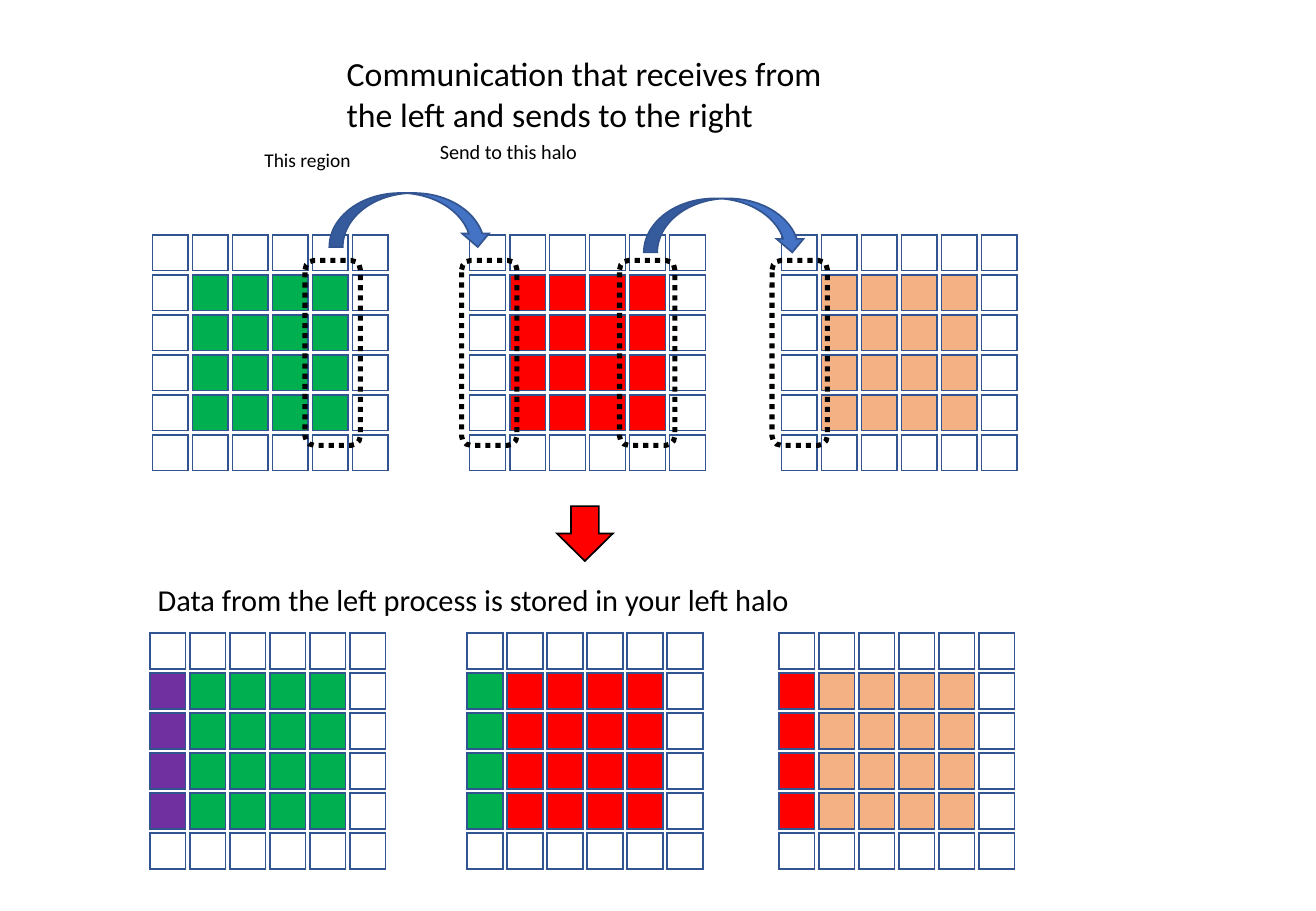
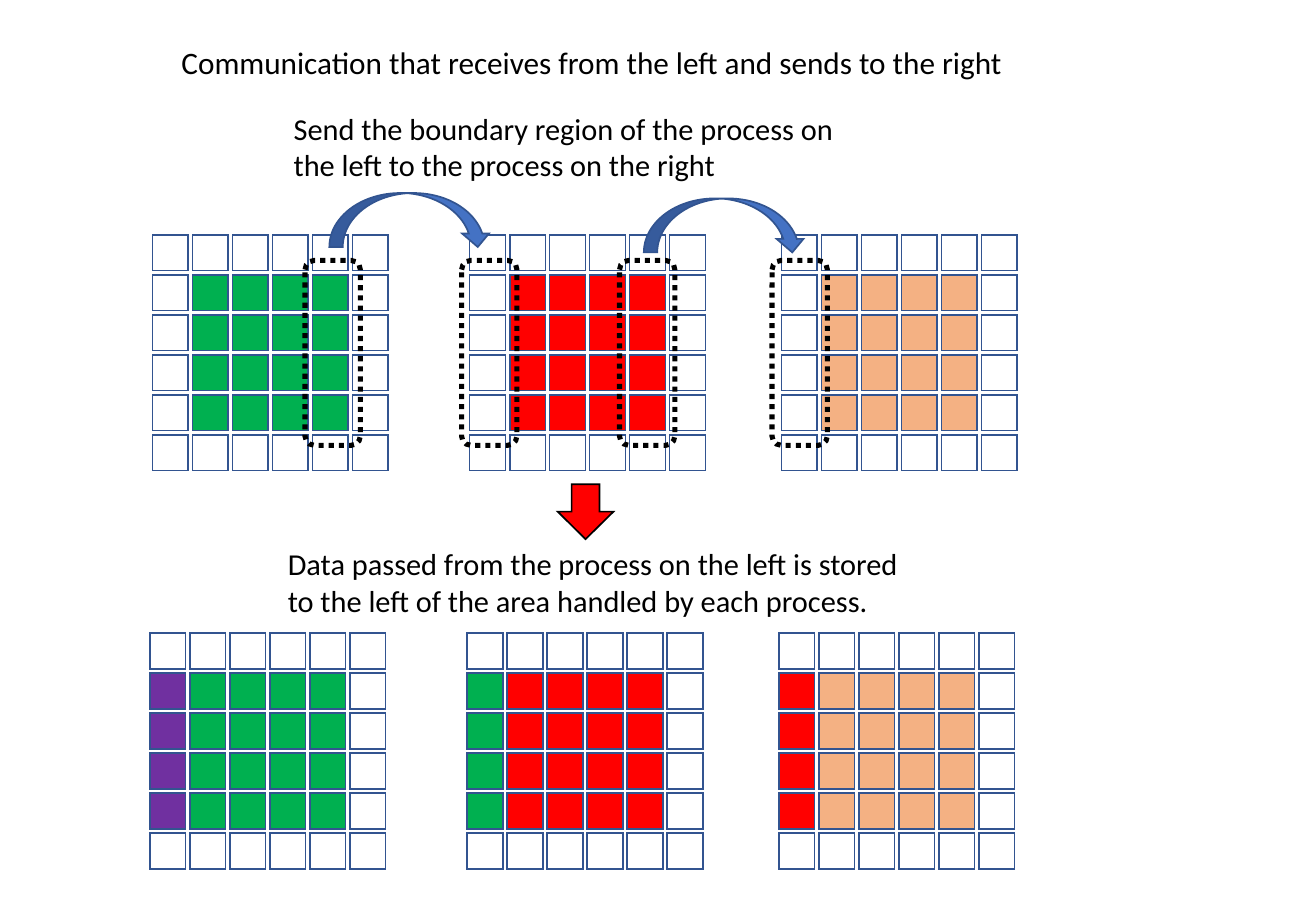
Before and after one commit to kaityo256/sevendayshpc, a slide deck: slide 10 of site-assets/sources/day5/fig-ja-en.pptx. Drawn at 1316x911 pixels with LibreOffice and Linux fonts; fonts in the diff are those of the drawing. Boxes give left, top, right and bottom in pixels: in the first picture for what was removed or moved away, otherwise in the second. Text is boxed around its words. In the diff, an @@ line names an element or a change of style, - is before the commit and + after.

```diff
--- a/site-assets/sources/day5/fig-ja-en.pptx
+++ b/site-assets/sources/day5/fig-ja-en.pptx
@@ text "Communication that receives from the ...": place and size @@
-text "Communication that receives from the ..." at [347,62,821,133]
+text "Communication that receives from the ..." at [181,52,1001,80]
@@ text "Communication that receives from the ..." at [181,52,1001,80]: size 20 to 18.5 pt @@
@@ text added at [294,119,833,182], 18 pt, text #000000 @@
+Send the boundary region of the process on the left to the process on the right
@@ text removed at [440,145,577,159] @@
-Send to this halo
@@ text removed at [264,153,350,171] @@
-This region
@@ right arrow: place and size @@
-right arrow at [557,506,613,561]
+right arrow at [557,484,613,539]
@@ text at [288,554,898,617]: text changed @@
-Data from the left process is stored in your left halo
+Data passed from the process on the left is stored to the left of the area handled by each process.
```
Also in this commit, not shown: 5 other slides changed, 6 other files.
